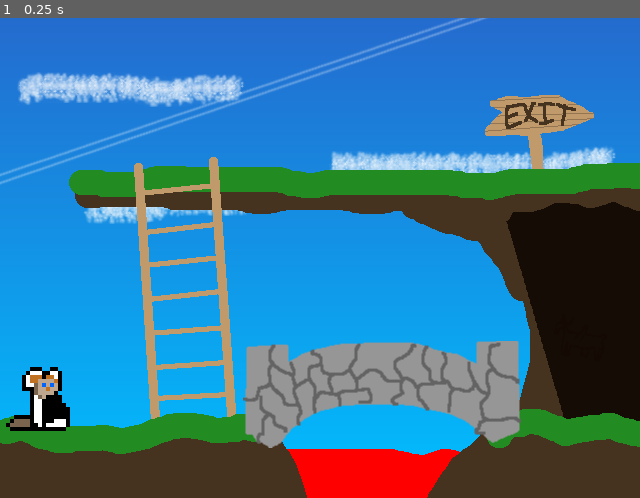
Above: before the commit, frame 1.
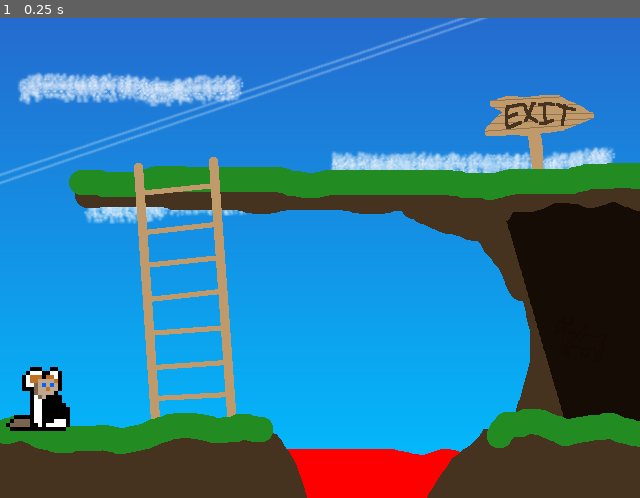
Above: after the commit, the same moment.

Repository: swashdev/minigame-madness
Game: Godot game, scene res://mini/platformer/scenes/platformer_minigame.tscn
Same seed, same stepped clock (60 frames per second), same inputs: the game is played once before the commit and once after it. This scene is started directly instead of the project's main scene.
Inputs:
- Up to frame 1 (0.25 s): no input

The runs differ from the first frame. In frame 1, 6.7% of the frame differs, in the area x 37-82%, y 67-90%.

Commit message:
[LOSE!] remove the bridge.

Diff:
--- a/mini/platformer/scenes/platformer_minigame.tscn
+++ b/mini/platformer/scenes/platformer_minigame.tscn
@@ -121,8 +121,9 @@
 shape = SubResource( 6 )
 
 [node name="Bridge" type="StaticBody2D" parent="."]
+visible = false
 position = Vector2( 382.496, 376.094 )
-collision_layer = 2
+collision_layer = 0
 __meta__ = {
 "_edit_group_": true
 }
@@ -132,6 +133,7 @@
 
 [node name="CollisionPolygon2D" type="CollisionPolygon2D" parent="Bridge"]
 polygon = PoolVector2Array( -119.793, 43.2021, -0.344666, -9.69638, 131.048, 38.6517 )
+disabled = true
 
 [connection signal="died" from="FluffyPlatformer" to="." method="_on_FluffyPlatformer_died"]
 [connection signal="won" from="FluffyPlatformer" to="." method="_on_FluffyPlatformer_won"]
Not shown, changed: CHANGELOG.md
